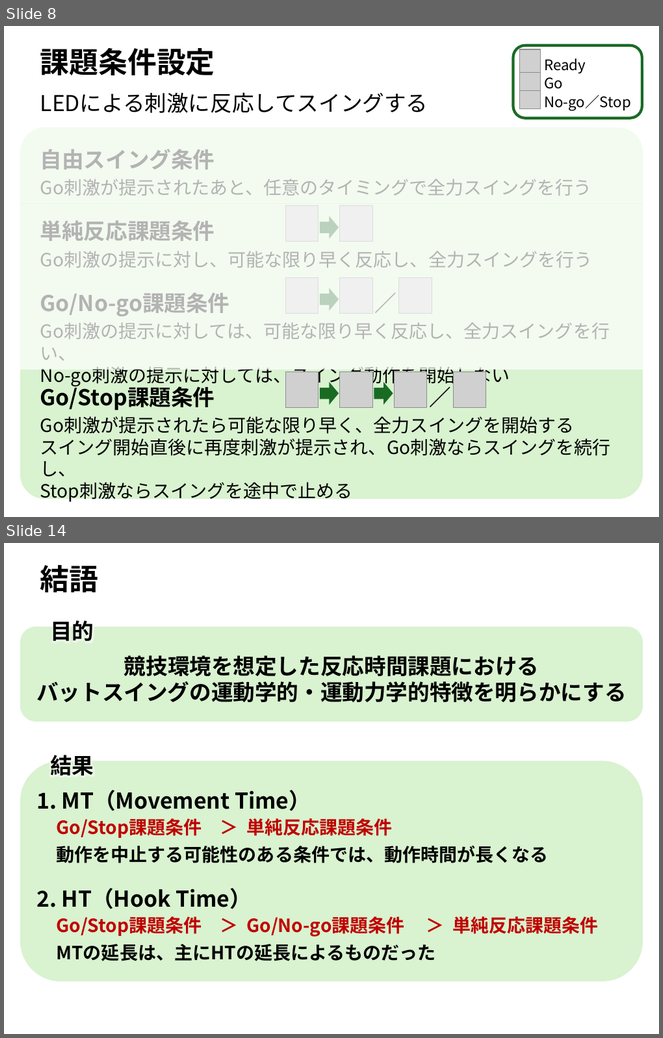
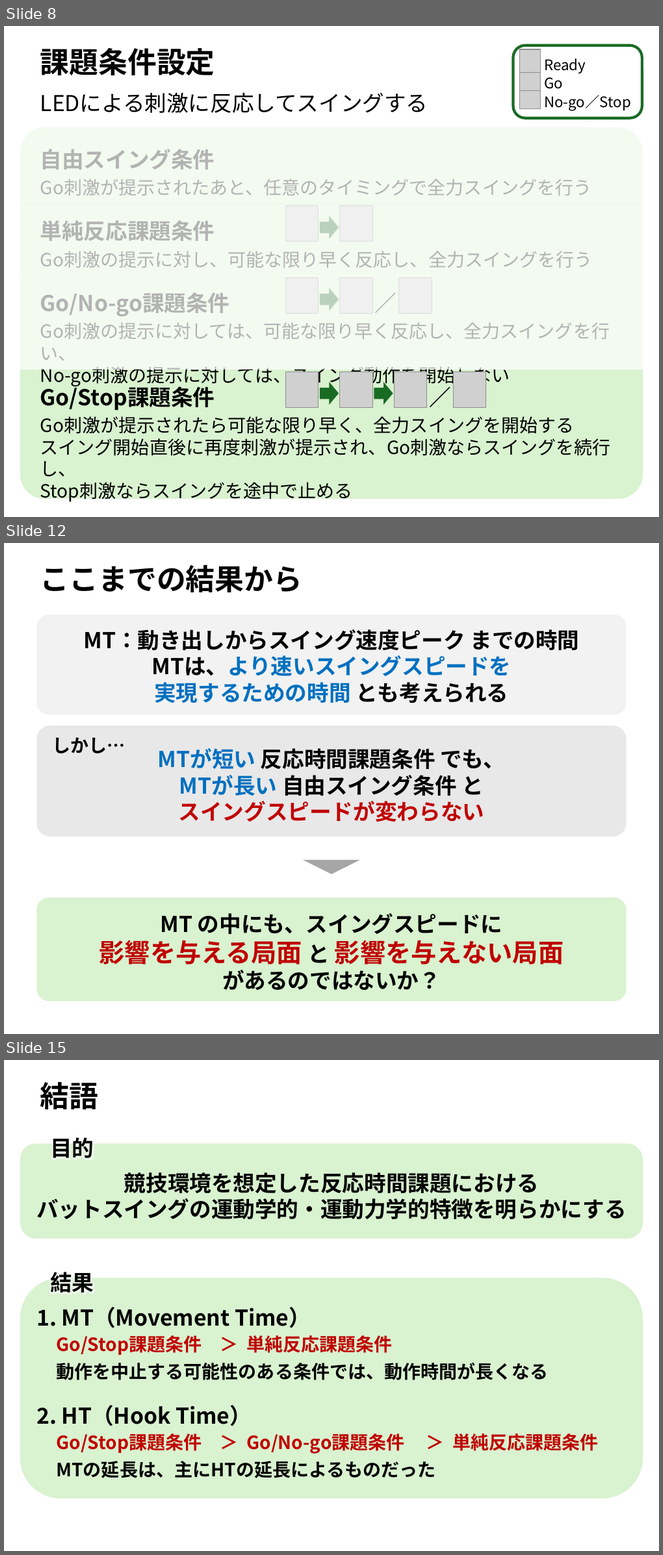
Before and after one commit to masahiroshinya/mshinyalab_baseball_projects, a slide deck: Project002_反応時間課題バットスイング（加藤）/Manuscript/修士論文/03_中間発表資料/Presentation_修士論文中間発表_ReactionTimeTask_ver.01.pptx. Shown one above the other, each under a label of ours: slides 8 and 14 before the commit, slides 8, 12 and 15 after it; the slides between them are not shown. The pictures are 663x1038 and 663x1555 pixels, drawn with LibreOffice and Linux fonts; fonts in the diff are those of the drawing; grey boxes stand for pictures. Boxes give left, top, right and bottom in pixels: in the first picture for what was removed or moved away, otherwise in the second. Text is boxed around its words. In the diff, an @@ line names an element or a change of style, - is before the commit and + after.

```diff
--- a/Project002_反応時間課題バットスイング（加藤）/Manuscript/修士論文/03_中間発表資料/Presentation_修士論文中間発表_ReactionTimeTask_ver.01.pptx
+++ b/Project002_反応時間課題バットスイング（加藤）/Manuscript/修士論文/03_中間発表資料/Presentation_修士論文中間発表_ReactionTimeTask_ver.01.pptx
@@ slide 12 added at box(4, 543, 659, 1034), background #FFFFFF @@
@@ text added at box(40, 565, 302, 592), 32 pt, text #000000, bold @@
+ここまでの結果から
@@ rounded rectangle added at box(36, 615, 627, 715), fill #F2F2F2 @@
@@ text added at box(84, 629, 579, 703), 24 pt, text #000000, bold @@
+MT：動き出しからスイング速度ピーク までの時間
+MTは、より速いスイングスピードを
+実現するための時間 とも考えられる
@@ rounded rectangle added at box(36, 726, 627, 837), fill #E8E8E8 @@
@@ text added at box(52, 737, 125, 754), 20 pt, text #000000, bold @@
+しかし…
@@ text added at box(158, 748, 505, 822), 24 pt, text #000000, bold @@
+MTが短い 反応時間課題条件 でも、
+MTが長い 自由スイング条件 と
+スイングスピードが変わらない
@@ triangle added at box(303, 860, 360, 875), fill #A6A6A6 @@
@@ rounded rectangle added at box(36, 897, 627, 1002), fill #D9F2D0 @@
@@ text added at box(100, 913, 564, 990), 24 pt, text #000000, bold @@
+MT の中にも、スイングスピードに
+影響を与える局面 と 影響を与えない局面
+があるのではないか？
@@ what was slide 14 is now slide 15 @@
```
Also in this commit, not shown: 5 slides changed, 1 other slide added, 1 slide removed, 1 other file.
